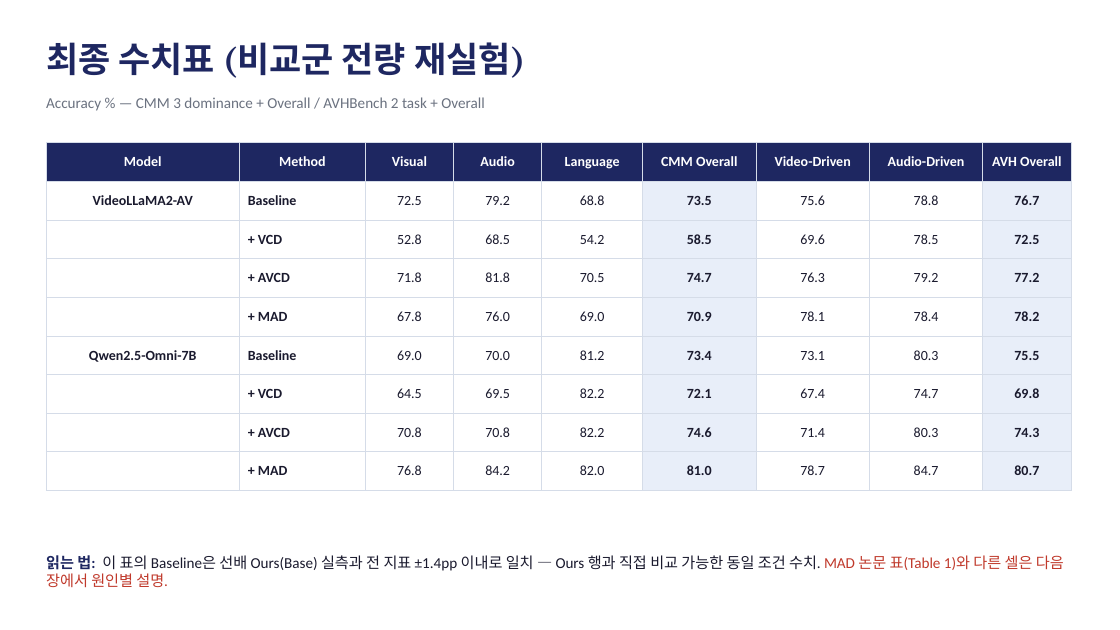
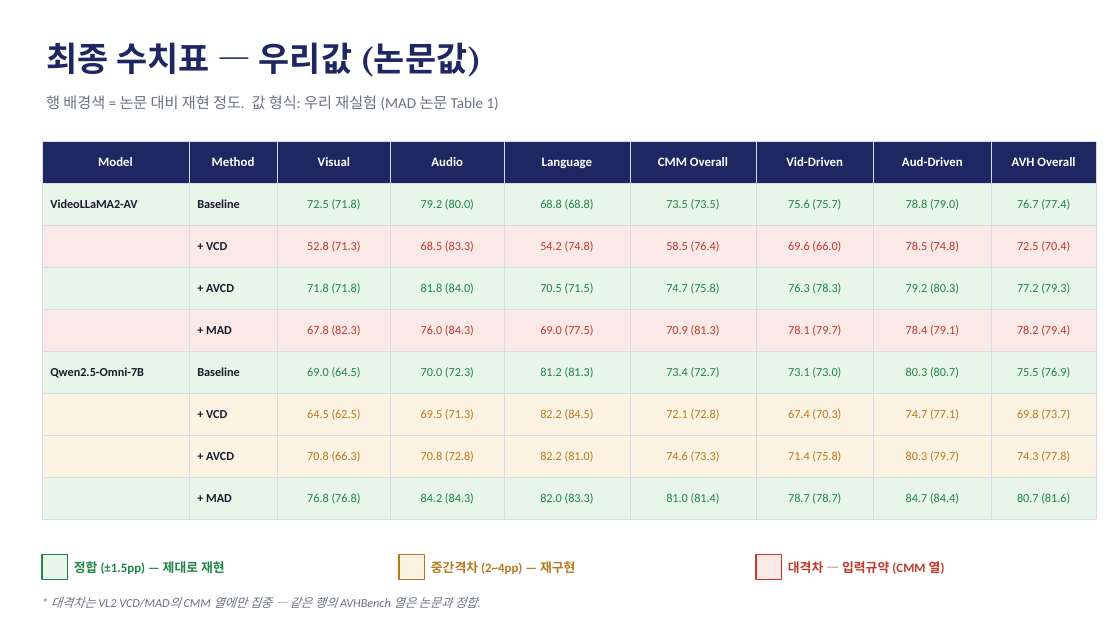
Before and after one commit to hsmai/Hallucination, a slide deck: slide 2 of docs/미팅_목표1_수치보고.pptx (slide 3 before the commit). Drawn at 1120x630 pixels with LibreOffice and Linux fonts; fonts in the diff are those of the drawing. Boxes give left, top, right and bottom in pixels: in the first picture for what was removed or moved away, otherwise in the second. Text is boxed around its words. In the diff, an @@ line names an element or a change of style, - is before the commit and + after.

```diff
--- a/docs/미팅_목표1_수치보고.pptx
+++ b/docs/미팅_목표1_수치보고.pptx
@@ text at (46,42,481,77): text changed; size 30 to 29 pt @@
-최종 수치표 (비교군 전량 재실험)
+최종 수치표 — 우리값 (논문값)
@@ text at (46,95,499,110): text changed @@
-Accuracy % — CMM 3 dominance + Overall / AVHBench 2 task + Overall
+행 배경색 = 논문 대비 재현 정도. 값 형식: 우리 재실험 (MAD 논문 Table 1)
@@ table at (42,141,1096,508) @@
-row 1, column 7: Video-Driven
+row 1, column 7: Vid-Driven
-row 1, column 8: Audio-Driven
+row 1, column 8: Aud-Driven
-row 2: VideoLLaMA2-AV | Baseline | 72.5 | 79.2 | 68.8 | 73.5 | 75.6 | 78.8 | 76.7
+row 2: VideoLLaMA2-AV | Baseline | 72.5 (71.8) | 79.2 (80.0) | 68.8 (68.8) | 73.5 (73.5) | 75.6 (75.7) | 78.8 (79.0) | 76.7 (77.4)
-row 3:  | + VCD | 52.8 | 68.5 | 54.2 | 58.5 | 69.6 | 78.5 | 72.5
+row 3:  | + VCD | 52.8 (71.3) | 68.5 (83.3) | 54.2 (74.8) | 58.5 (76.4) | 69.6 (66.0) | 78.5 (74.8) | 72.5 (70.4)
-row 4:  | + AVCD | 71.8 | 81.8 | 70.5 | 74.7 | 76.3 | 79.2 | 77.2
+row 4:  | + AVCD | 71.8 (71.8) | 81.8 (84.0) | 70.5 (71.5) | 74.7 (75.8) | 76.3 (78.3) | 79.2 (80.3) | 77.2 (79.3)
-row 5:  | + MAD | 67.8 | 76.0 | 69.0 | 70.9 | 78.1 | 78.4 | 78.2
+row 5:  | + MAD | 67.8 (82.3) | 76.0 (84.3) | 69.0 (77.5) | 70.9 (81.3) | 78.1 (79.7) | 78.4 (79.1) | 78.2 (79.4)
-row 6: Qwen2.5-Omni-7B | Baseline | 69.0 | 70.0 | 81.2 | 73.4 | 73.1 | 80.3 | 75.5
+row 6: Qwen2.5-Omni-7B | Baseline | 69.0 (64.5) | 70.0 (72.3) | 81.2 (81.3) | 73.4 (72.7) | 73.1 (73.0) | 80.3 (80.7) | 75.5 (76.9)
-row 7:  | + VCD | 64.5 | 69.5 | 82.2 | 72.1 | 67.4 | 74.7 | 69.8
+row 7:  | + VCD | 64.5 (62.5) | 69.5 (71.3) | 82.2 (84.5) | 72.1 (72.8) | 67.4 (70.3) | 74.7 (77.1) | 69.8 (73.7)
-row 8:  | + AVCD | 70.8 | 70.8 | 82.2 | 74.6 | 71.4 | 80.3 | 74.3
+row 8:  | + AVCD | 70.8 (66.3) | 70.8 (72.8) | 82.2 (81.0) | 74.6 (73.3) | 71.4 (75.8) | 80.3 (79.7) | 74.3 (77.8)
-row 9:  | + MAD | 76.8 | 84.2 | 82.0 | 81.0 | 78.7 | 84.7 | 80.7
+row 9:  | + MAD | 76.8 (76.8) | 84.2 (84.3) | 82.0 (83.3) | 81.0 (81.4) | 78.7 (78.7) | 84.7 (84.4) | 80.7 (81.6)
@@ fill none to #E8F5E9 in 26 cells @@
@@ fill #E8EEF9 to #E8F5E9 in 8 cells @@
@@ fill none to #FBE9E7 in 12 cells @@
@@ fill #E8EEF9 to #FBE9E7 in 4 cells @@
@@ fill none to #FDF3E2 in 12 cells @@
@@ fill #E8EEF9 to #FDF3E2 in 4 cells @@
@@ size 12 to 11 pt in "Model", "Method", "Visual", "Audio" and 3 more places @@
@@ size 12 to 10.5 pt in "VideoLLaMA2-AV", "Baseline", "+ VCD", "+ AVCD" and 6 more places @@
@@ alignment centre to left @@
@@ borders changed @@
@@ table: place and size @@
-table at (46,143,1071,479)
+table at (42,141,1096,508)
@@ rectangle added at (42,555,67,580), fill #E8F5E9, outline #1E8449 1 pt @@
@@ text removed at (46,555,1064,588) @@
-읽는 법: 이 표의 Baseline은 선배 Ours(Base) 실측과 전 지표 ±1.4pp 이내로 일치 — Ours 행과 직접 비교 가능한 동일 조건 수치. MAD 논문 표(Table 1)와 다른 셀은 다음 장에서 원인별 설명.
@@ text added at (74,561,225,574), 11 pt, text #1E8449, bold @@
+정합 (±1.5pp) — 제대로 재현
@@ rectangle added at (399,555,424,580), fill #FDF3E2, outline #B7791F 1 pt @@
@@ text added at (431,561,575,574), 11 pt, text #B7791F, bold @@
+중간격차 (2~4pp) — 재구현
@@ rectangle added at (756,555,781,580), fill #FBE9E7, outline #C0392B 1 pt @@
@@ text added at (788,561,945,574), 11 pt, text #C0392B, bold @@
+대격차 — 입력규약 (CMM 열)
@@ text added at (51,597,477,608), 10.5 pt, text #6B7280, italic @@
+* 대격차는 VL2 VCD/MAD의 CMM 열에만 집중 — 같은 행의 AVHBench 열은 논문과 정합.
```
Also in this commit, not shown: 3 slides added, 6 slides removed, 1 other file.
